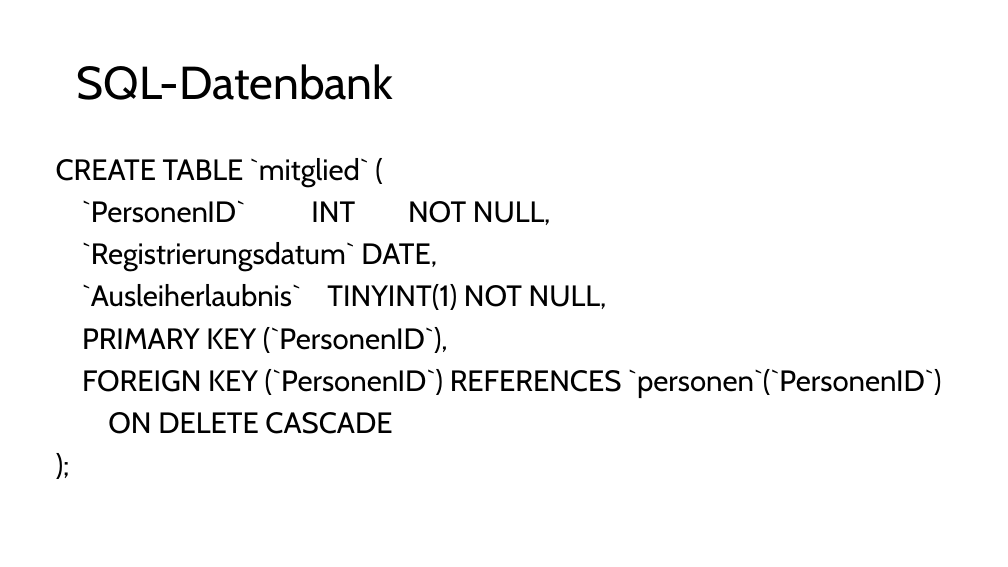
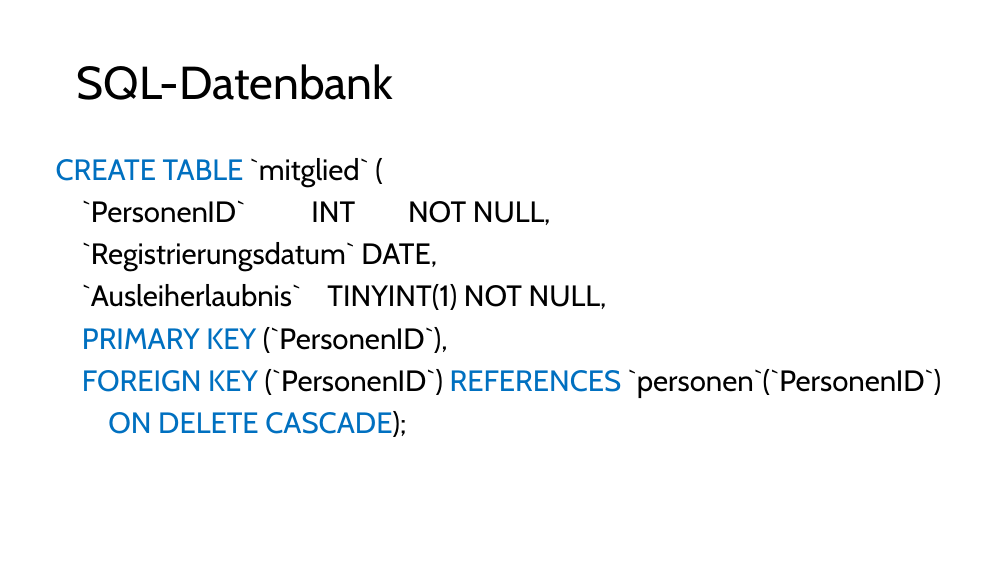
Before and after one commit to mi-0110/datenbanken-bib, a slide deck: slide 13 of BibPräsi.pptx. Drawn at 1008x567 pixels with LibreOffice and Linux fonts; fonts in the diff are those of the drawing. Boxes give left, top, right and bottom in pixels: in the first picture for what was removed or moved away, otherwise in the second. Text is boxed around its words. In the diff, an @@ line names an element or a change of style, - is before the commit and + after.

```diff
--- a/BibPräsi.pptx
+++ b/BibPräsi.pptx
@@ text at (56,158,941,398): text colour #000000 to #0070C0 in "CREATE TABLE", "PRIMARY KEY", "FOREIGN KEY REFERENCES" @@
@@ text at (108,411,406,437): text changed; text colour #000000 to #0070C0 @@
-ON DELETE CASCADE
-);
+ON DELETE CASCADE);
```
Also in this commit, not shown: 3 other slides changed, 3 slides added, 6 other files.
